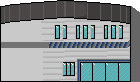
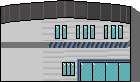
Revision of a layered w=140, h=82 image; what changed, layer by layer:
painted on "lab_exterior.png" over [62, 25, 119, 76]
